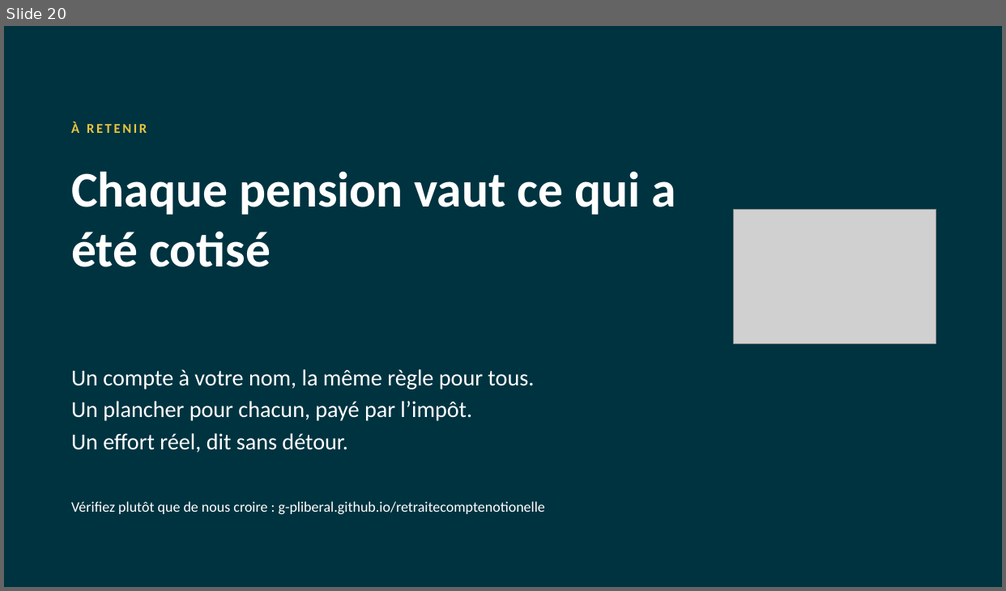
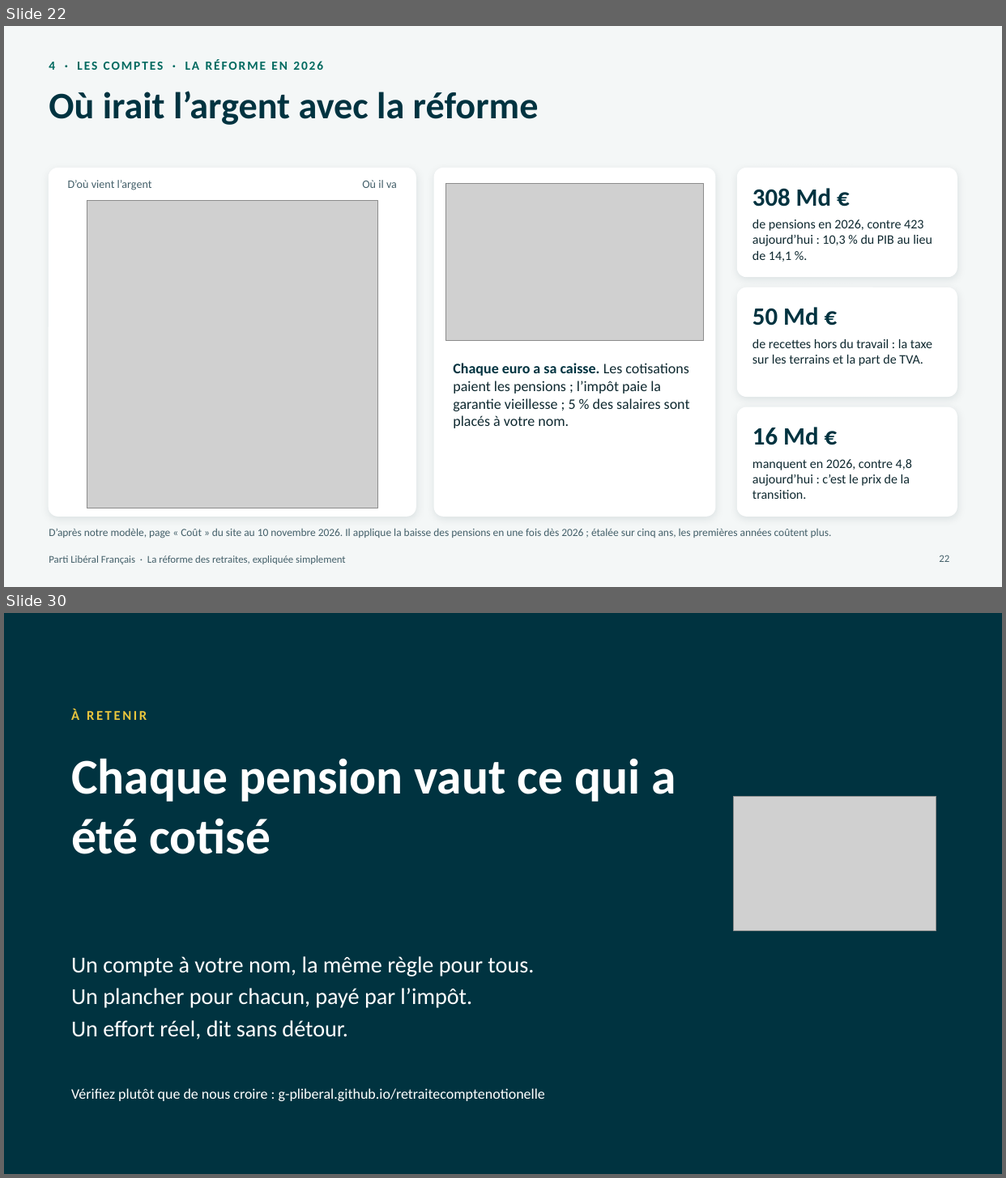
Before and after one commit to g-pliberal/retraitecomptenotionelle, a slide deck: docs/presentation_adherents_novembre_2026.pptx. Shown one above the other, each under a label of ours: slide 20 before the commit, slides 22 and 30 after it; the slides between them are not shown. The pictures are 1006x591 and 1006x1178 pixels, drawn with LibreOffice and Linux fonts; fonts in the diff are those of the drawing; grey boxes stand for pictures. Boxes give left, top, right and bottom in pixels: in the first picture for what was removed or moved away, otherwise in the second. Text is boxed around its words. In the diff, an @@ line names an element or a change of style, - is before the commit and + after.

```diff
--- a/docs/presentation_adherents_novembre_2026.pptx
+++ b/docs/presentation_adherents_novembre_2026.pptx
@@ slide 22 added at bbox=[4, 26, 1002, 587], background #F4F7F7 @@
@@ text added at bbox=[49, 59, 323, 70], 12 pt, text #00695F, bold @@
+4 · LES COMPTES · LA RÉFORME EN 2026
@@ title added at bbox=[49, 91, 539, 125], 36 pt, text #003340, bold @@
+Où irait l’argent avec la réforme
@@ rounded rectangle added at bbox=[49, 169, 415, 516], fill #FFFFFF, outline #FFFFFF 1 pt @@
@@ rounded rectangle added at bbox=[434, 169, 715, 516], fill #FFFFFF, outline #FFFFFF 1 pt @@
@@ rounded rectangle added at bbox=[738, 169, 957, 277], fill #FFFFFF, outline #FFFFFF 1 pt @@
@@ text added at bbox=[68, 180, 152, 190], 11 pt, text #44606A @@
+D’où vient l’argent
@@ text added at bbox=[362, 180, 397, 188], 11 pt, text #44606A @@
+Où il va
@@ picture added at bbox=[445, 183, 704, 341] @@
@@ text added at bbox=[752, 188, 831, 207], 24 pt, text #003340, bold @@
+308 Md €
@@ picture added at bbox=[87, 200, 377, 509] @@
@@ text added at bbox=[752, 220, 932, 262], 12.5 pt, text #0F2930 @@
+de pensions en 2026, contre 423 aujourd’hui : 10,3 % du PIB au lieu de 14,1 %.
@@ rounded rectangle added at bbox=[738, 288, 957, 396], fill #FFFFFF, outline #FFFFFF 1 pt @@
@@ text added at bbox=[752, 307, 818, 326], 24 pt, text #003340, bold @@
+50 Md €
@@ text added at bbox=[752, 339, 932, 366], 12.5 pt, text #0F2930 @@
+de recettes hors du travail : la taxe sur les terrains et la part de TVA.
@@ text added at bbox=[453, 363, 690, 429], 14 pt, text #0F2930 @@
+Chaque euro a sa caisse. Les cotisations paient les pensions ; l’impôt paie la garantie vieillesse ; 5 % des salaires sont placés à votre nom.
@@ rounded rectangle added at bbox=[738, 408, 957, 516], fill #FFFFFF, outline #FFFFFF 1 pt @@
@@ text added at bbox=[752, 427, 818, 446], 24 pt, text #003340, bold @@
+16 Md €
@@ text added at bbox=[752, 459, 912, 499], 12.5 pt, text #0F2930 @@
+manquent en 2026, contre 4,8 aujourd’hui : c’est le prix de la transition.
@@ text added at bbox=[49, 528, 832, 539], 10.5 pt, text #44606A @@
+D’après notre modèle, page « Coût » du site au 10 novembre 2026. Il applique la baisse des pensions en une fois dès 2026 ; étalée sur cinq ans, les premières années coûtent plus.
@@ text added at bbox=[49, 556, 346, 565], 10 pt, text #44606A @@
+Parti Libéral Français · La réforme des retraites, expliquée simplement
@@ page number added at bbox=[939, 555, 949, 562], 10 pt, text #44606A @@
+22
@@ what was slide 20 is now slide 30 @@
```
Also in this commit, not shown: 18 slides changed, 9 other slides added, 2 other files.
